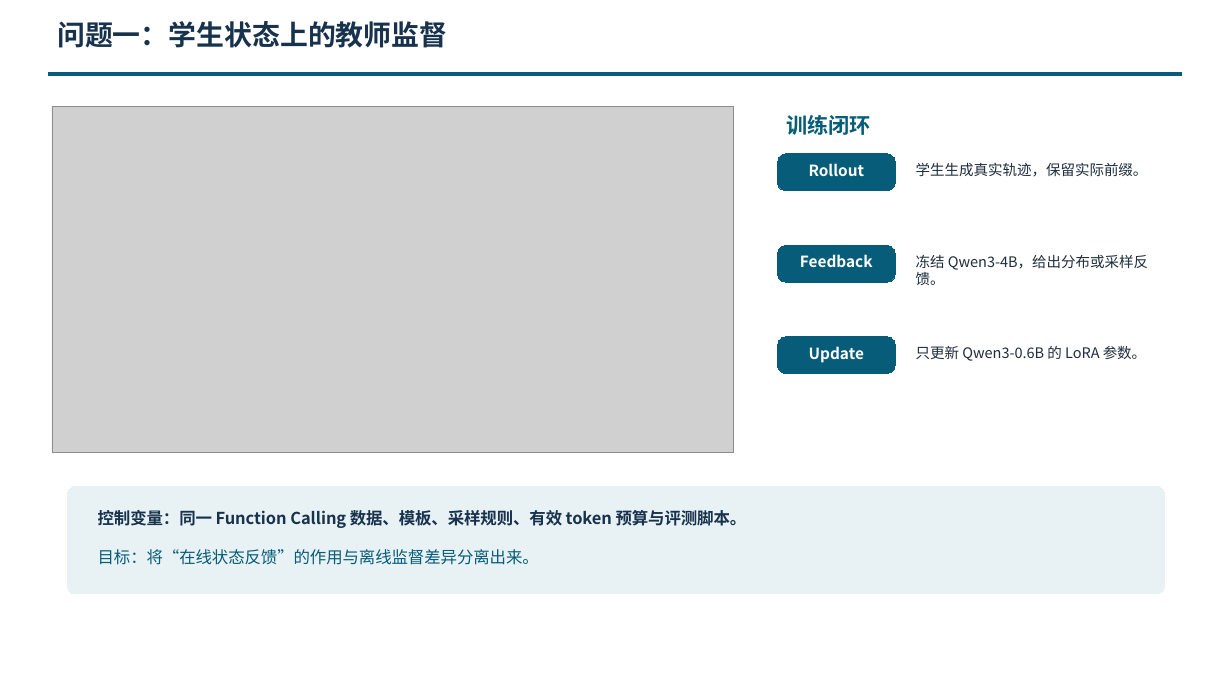
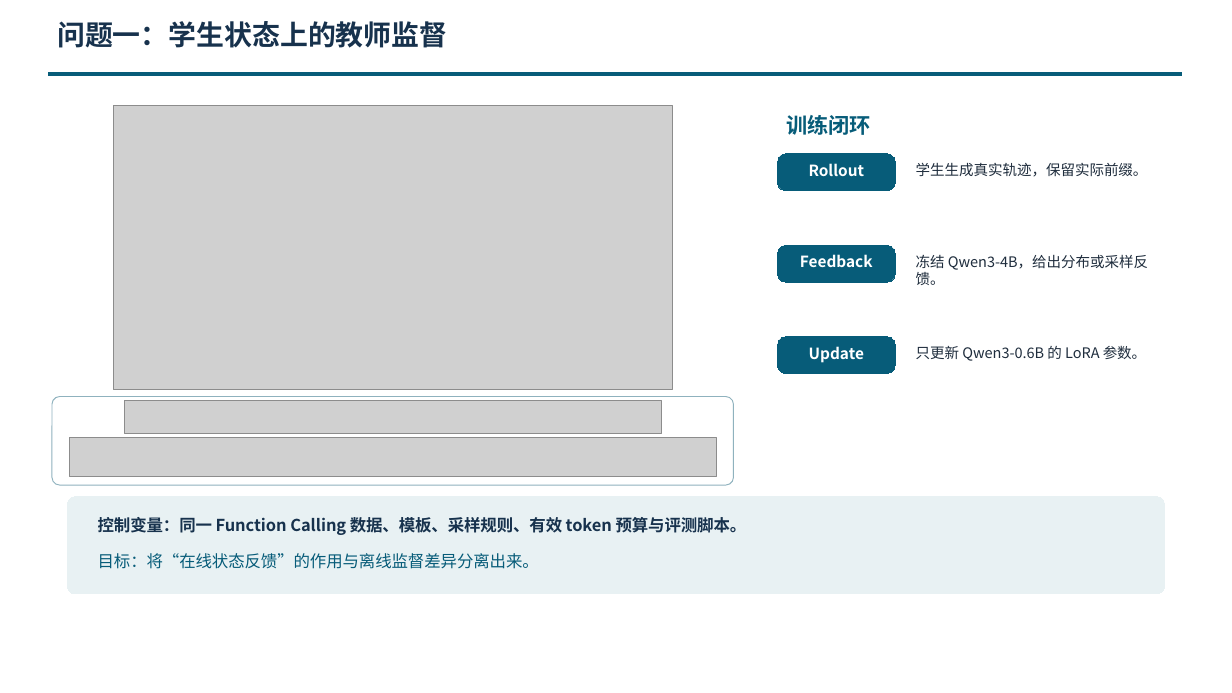
Before and after one commit to ziqizhang200/on-policy-distill-comparation, a slide deck: slide 5 of Papers/output/presentation/开题答辩PPT-在线策略蒸馏-20260927.pptx. Drawn at 1232x693 pixels with LibreOffice and Linux fonts; fonts in the diff are those of the drawing; grey boxes stand for pictures; background and template pictures are left out. Boxes give left, top, right and bottom in pixels: in the first picture for what was removed or moved away, otherwise in the second. Text is boxed around its words. In the diff, an @@ line names an element or a change of style, - is before the commit and + after.

```diff
--- a/Papers/output/presentation/开题答辩PPT-在线策略蒸馏-20260927.pptx
+++ b/Papers/output/presentation/开题答辩PPT-在线策略蒸馏-20260927.pptx
@@ picture: place and size @@
-picture at (52, 106, 734, 453)
+picture at (114, 106, 673, 390)
@@ rounded rectangle added at (52, 396, 734, 485), fill #FFFFFF, outline #8FB2BE 0.75 pt @@
@@ picture added at (124, 400, 661, 433) @@
@@ picture added at (69, 437, 716, 477) @@
@@ rounded rectangle: place and size @@
-rounded rectangle at (67, 486, 1165, 594)
+rounded rectangle at (67, 497, 1165, 594)
@@ rounded rectangle at (67, 497, 1165, 594): proportions changed @@
@@ text "控制变量：同一 Function Calling 数据、模板、采样规则、有效 token ...": place and size @@
-text "控制变量：同一 Function Calling 数据、模板、采样规则、有效 token ..." at (98, 510, 747, 528)
+text "控制变量：同一 Function Calling 数据、模板、采样规则、有效 token ..." at (98, 517, 747, 535)
@@ text "目标：将“在线状态反馈”的作用与离线监督差异分离出来。": place and size @@
-text "目标：将“在线状态反馈”的作用与离线监督差异分离出来。" at (98, 549, 539, 565)
+text "目标：将“在线状态反馈”的作用与离线监督差异分离出来。" at (98, 553, 539, 569)
```
Also in this commit, not shown: 2 other slides changed.
